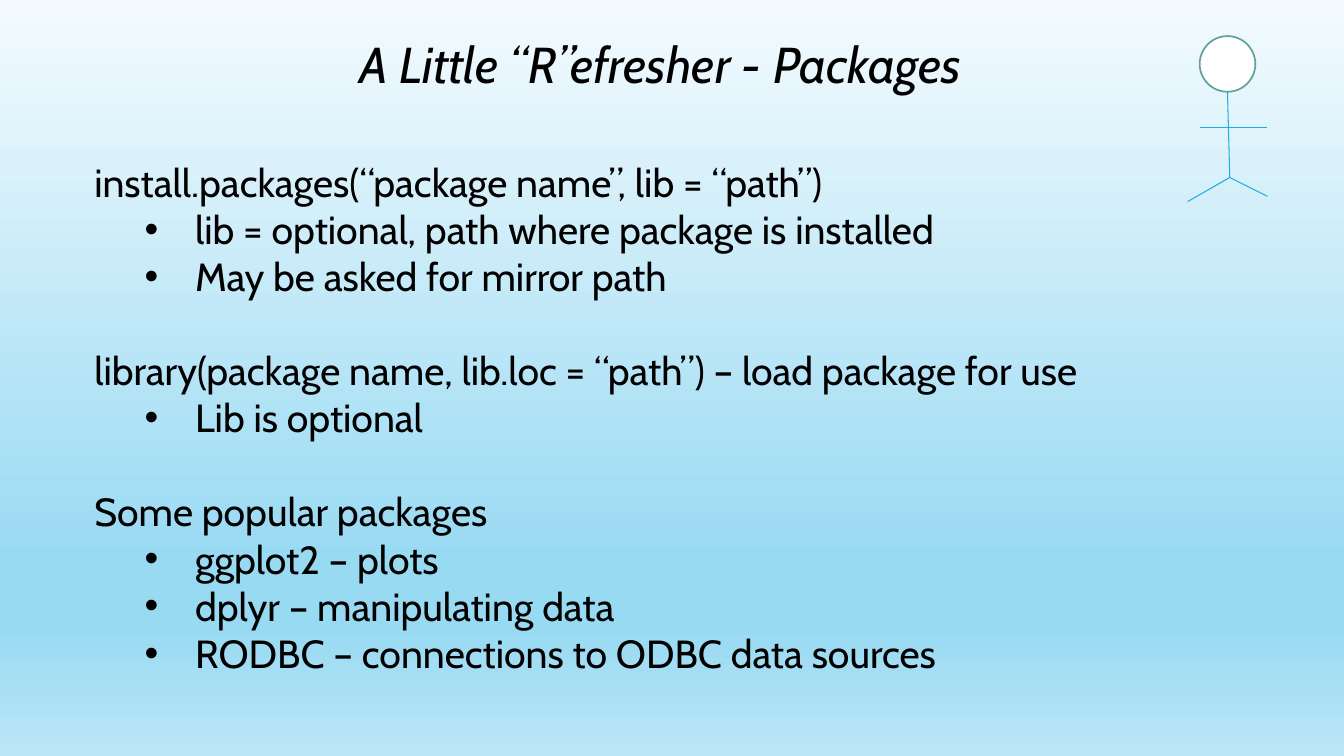
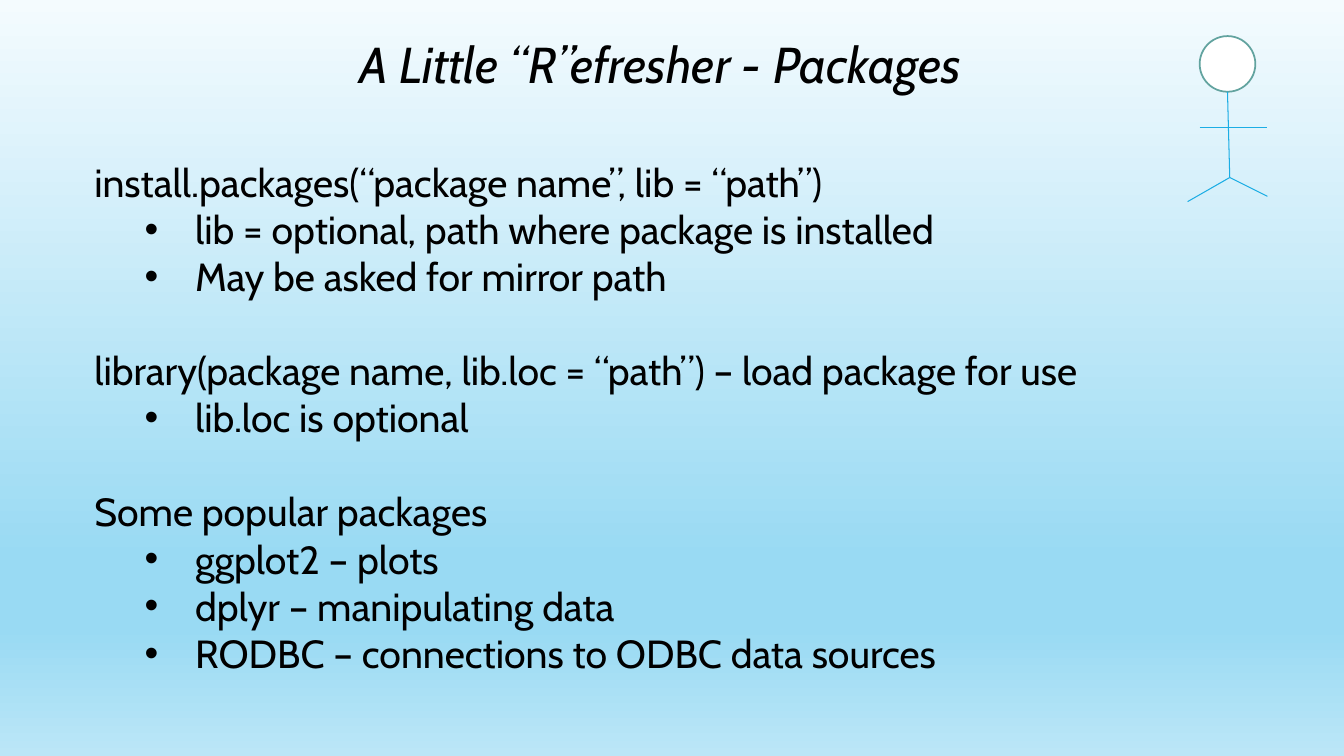
Before and after one commit to jayape/WestWI, a slide deck: slide 14 of R Session.pptx (slide 13 before the commit). Drawn at 1344x756 pixels with LibreOffice and Linux fonts; fonts in the diff are those of the drawing. Boxes give left, top, right and bottom in pixels: in the first picture for what was removed or moved away, otherwise in the second. Text is boxed around its words. In the diff, an @@ line names an element or a change of style, - is before the commit and + after.

```diff
--- a/R Session.pptx
+++ b/R Session.pptx
@@ text at [195, 402, 469, 442]: text changed @@
-  • Lib is optional
+  • lib.loc is optional
```
Also in this commit, not shown: 3 other slides changed, 3 slides added, 1 slide removed, 1 other file.
